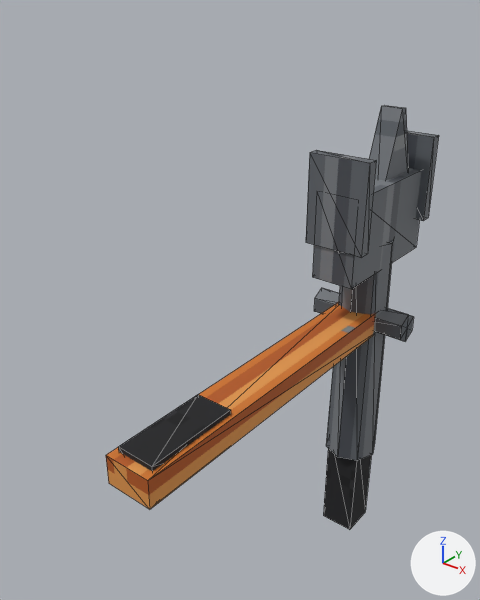
What one commit did to the glTF model docs/models/procedural/tools__hand_splitter.glb.
One viewpoint serves both versions: a 50 mm lens placed at (0.34, -0.667, 0.674), pointed at (-0.057, -0.17, 0.366). The axes (+X, +Y, +Z) are drawn at lower right. The lights are the same throughout. The picture after the commit comes second. Mesh edges are drawn as thin lines. Where no turn or scale is listed for an object, it has been applied to the vertices. Vertices at exactly the same position are counted once.

Objects in the first picture: '_MeshInstance3D_336', '_MeshInstance3D_337', '_MeshInstance3D_338', '_MeshInstance3D_339', '_MeshInstance3D_340'.
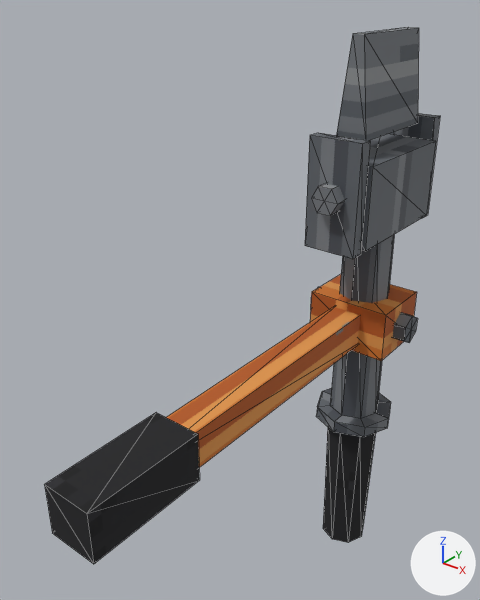
Location of each change, (x1, y1, x2, y2) in pixels of the pictures (480 x 600 px; the box of a moved part takes in the faces that stretch with it):
'_MeshInstance3D_339', reshaped: before (306, 131, 439, 460); after (305, 113, 440, 437)
'_MeshInstance3D_336', reshaped: before (106, 302, 376, 509); after (166, 274, 417, 468)
'_MeshInstance3D_337', moved, rescaled: before (118, 395, 231, 471); after (44, 413, 200, 564)
'_MeshInstance3D_340', reshaped: before (314, 105, 414, 341); after (311, 27, 419, 343)
'_MeshInstance3D_338', reshaped: before (323, 448, 371, 530); after (323, 428, 375, 543)
part 4 of me_mesh_3, moved or reshaped: before (326, 240, 393, 460); after (330, 235, 394, 418)
part 5 of me_mesh_3, added: after (361, 134, 436, 251)
part 6 of me_mesh_3, added: after (388, 113, 440, 218)
part 7 of me_mesh_3, added: after (305, 133, 370, 259)
part 8 of me_mesh_3, added: after (316, 388, 391, 437)
part 9 of me_mesh_3, deleted: before (312, 168, 421, 289)
part 10 of me_mesh_3, deleted: before (407, 131, 439, 221)
part 11 of me_mesh_3, deleted: before (306, 150, 376, 258)
part 12 of me_mesh_4, added: after (311, 184, 345, 216)
part 13 of me_mesh_4, moved or reshaped: before (314, 288, 414, 341); after (318, 287, 418, 343)
part 14 of me_mesh_4, deleted: before (369, 105, 408, 181)
part 15 of me_mesh_4, added: after (336, 27, 419, 140)

Diff of the bpy script that builds the scene:
```diff
--- a/docs/models/procedural/tools__hand_splitter.glb.py
+++ b/docs/models/procedural/tools__hand_splitter.glb.py
@@ me_mesh_0 @@
-me_mesh_0.from_pydata(...)  # 8 vertices, 12 faces; spans x -0.025..0.025, y -0.39..0.01, z -0.015..0.015
+me_mesh_0.from_pydata(...)  # 16 vertices, 24 faces; spans x -0.05..0.05, y -0.42..0.04, z -0.03..0.03
+# me_mesh_0 part 1: the whole mesh is rebuilt
 me_mesh_0.materials.append(mat_m_qd_paintorange)
@@ me_mesh_1 @@
-me_mesh_1.from_pydata(...)  # 8 vertices, 12 faces; spans x -0.02..0.02, y -0.38..-0.28, z -0.02..0.02
+me_mesh_1.from_pydata(...)  # 8 vertices, 12 faces; spans x -0.025..0.025, y -0.45..-0.33, z -0.025..0.025
+# me_mesh_1 part 2: the whole mesh is scaled about its middle by (1.25, 1.2, 1.25), then moved by (0.0, -0.06, 0.0)
 me_mesh_1.materials.append(mat_m_furn_rubber)
@@ me_mesh_2 @@
-me_mesh_2.from_pydata(...)  # 8 vertices, 12 faces; spans x -0.022..0.022, y -0.022..0.022, z -0.025..0.125
+me_mesh_2.from_pydata(...)  # 20 vertices, 32 faces; spans x -0.034..0.034, y -0.034..0.034, z -0.05..0.15
+# me_mesh_2 part 3: the whole mesh is rebuilt
 me_mesh_2.materials.append(mat_m_furn_rubber)
@@ me_mesh_3 @@
-me_mesh_3.from_pydata(...)  # 44 vertices, 68 faces; spans x -0.035..0.035, y -0.082..0.082, z 0.1..0.51
+me_mesh_3.from_pydata(...)  # 64 vertices, 100 faces; spans x -0.05..0.05, y -0.091..0.091, z 0.15..0.53
+# me_mesh_3 part 4: the loose piece of 20 vertices spanning x -0.034..0.034, y -0.034..0.034, z 0.1..0.4 is scaled about its middle by (0.967, 0.967, 0.833), then moved by (0.0, 0.0, 0.041)
+# me_mesh_3 part 5: a new loose piece, a box spanning x -0.035..0.035, y -0.075..0.075, z 0.415..0.505, in mat_m_qd_steelplate
+# me_mesh_3 part 6: a new loose piece, a box spanning x -0.03..0.03, y 0.075..0.091, z 0.41..0.53, in mat_m_qd_steelplate
+# me_mesh_3 part 7: a new loose piece, a box spanning x -0.03..0.03, y -0.091..-0.075, z 0.41..0.53, in mat_m_qd_steelplate
+# me_mesh_3 part 8: a new loose piece of 20 vertices spanning x -0.05..0.05, y -0.05..0.05, z 0.15..0.166, in mat_m_qd_steelplate
+# me_mesh_3 part 9: the loose piece of 8 vertices spanning x -0.025..0.025, y -0.08..0.08, z 0.37..0.47 is deleted
+# me_mesh_3 part 10: the loose piece of 8 vertices spanning x -0.035..0.035, y 0.068..0.082, z 0.41..0.51 is deleted
+# me_mesh_3 part 11: the loose piece of 8 vertices spanning x -0.035..0.035, y -0.082..-0.068, z 0.41..0.51 is deleted
 me_mesh_3.materials.append(mat_m_qd_steelplate)
@@ me_mesh_4 @@
-me_mesh_4.from_pydata(...)  # 24 vertices, 36 faces; spans x -0.06..0.06, y -0.016..0.072, z 0.282..0.545
+me_mesh_4.from_pydata(...)  # 38 vertices, 60 faces; spans x -0.065..0.065, y -0.105..0.105, z 0.282..0.625
+# me_mesh_4 part 12: a new loose piece, a 6-sided cylinder along y spanning x -0.016..0.016, y -0.105..0.105, z 0.456..0.484, in mat_m_qd_metalbrushed
+# me_mesh_4 part 13: the loose piece of 16 vertices spanning x -0.06..0.06, y -0.016..0.016, z 0.282..0.318 is scaled about its middle by (1.08, 1, 1)
+# me_mesh_4 part 14: the loose piece of 8 vertices spanning x -0.013..0.013, y -0.013..0.072, z 0.425..0.545 is deleted
+# me_mesh_4 part 15: 8 vertices added at x -0.018..0.018, y -0.06..0.06, z 0.525..0.625
 me_mesh_4.materials.append(mat_m_qd_metalbrushed)
```
